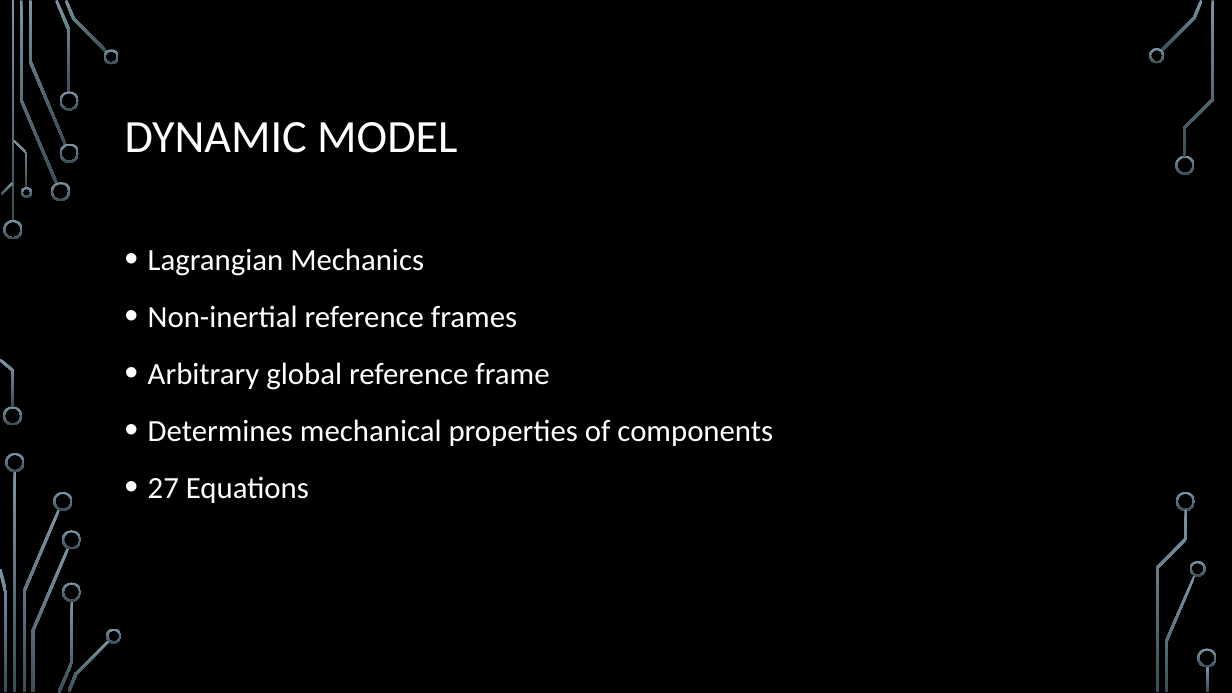
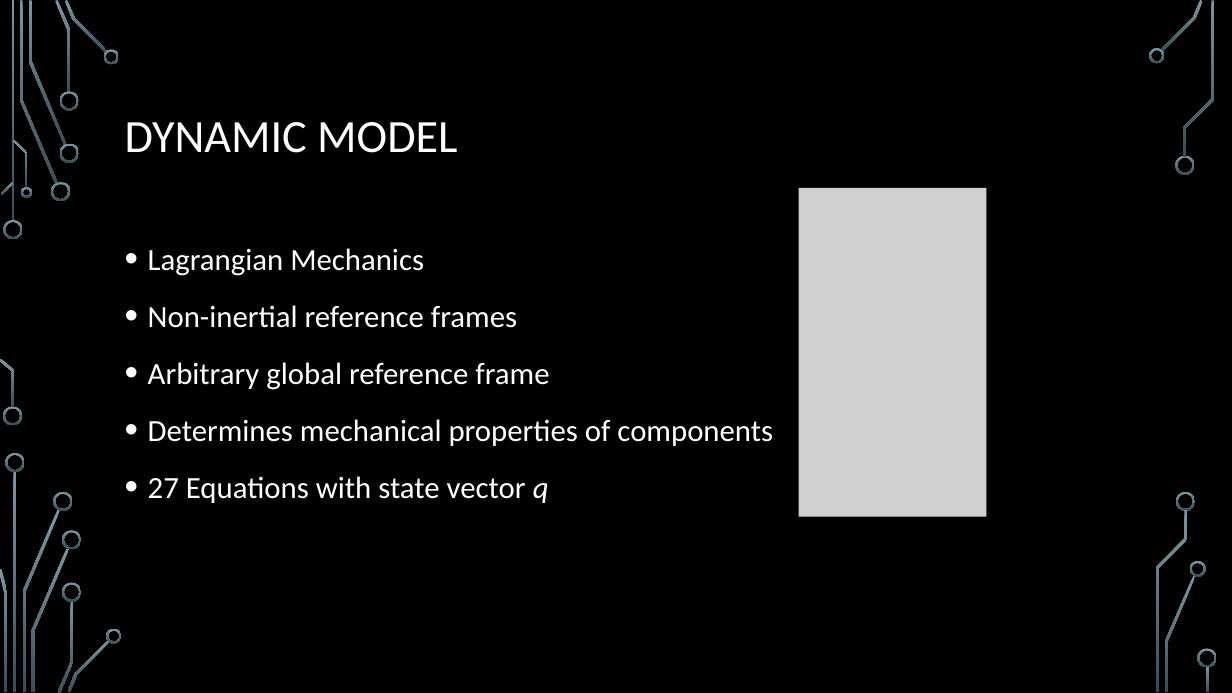
Before and after one commit to Logiant/AgileRoboticControls, a slide deck: slide 9 of Documentation/Presentation/Design Powerpoint.pptx. Drawn at 1232x693 pixels with LibreOffice and Linux fonts; fonts in the diff are those of the drawing; grey boxes stand for pictures; background and template pictures are left out. Boxes give left, top, right and bottom in pixels: in the first picture for what was removed or moved away, otherwise in the second. Text is boxed around its words. In the diff, an @@ line names an element or a change of style, - is before the commit and + after.

```diff
--- a/Documentation/Presentation/Design Powerpoint.pptx
+++ b/Documentation/Presentation/Design Powerpoint.pptx
@@ picture added at (799, 188, 986, 517) @@
@@ text at (148, 476, 549, 503): text changed @@
-• 27 Equations
+• 27 Equations with state vector q
```
Also in this commit, not shown: 1 other slide changed, 1 other file.
